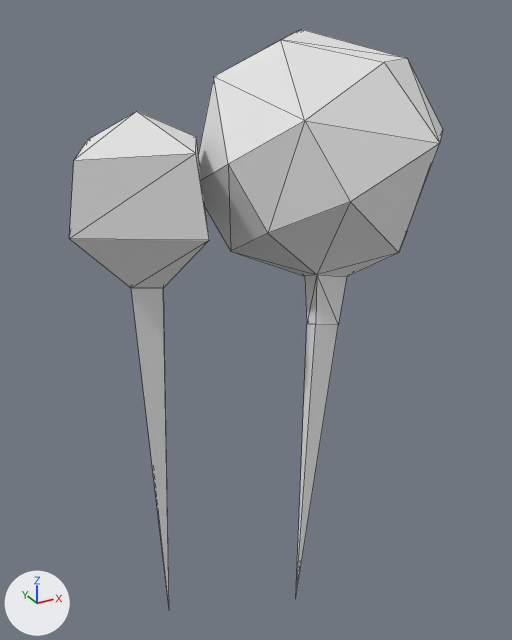
What one commit did to the OBJ model data/models/tree4b.obj.
One viewpoint serves both versions: a 50 mm camera at (-3.45, -6.94, 2.96) aimed at (0.46, 0.17, -0.59). The lights are fixed; the arrows at lower left show +X, +Y and +Z. Mesh edges are drawn as thin lines. Where no turn or scale is listed for an object, it has been applied to the vertices.

Names of what the first picture shows: 'tree4'.
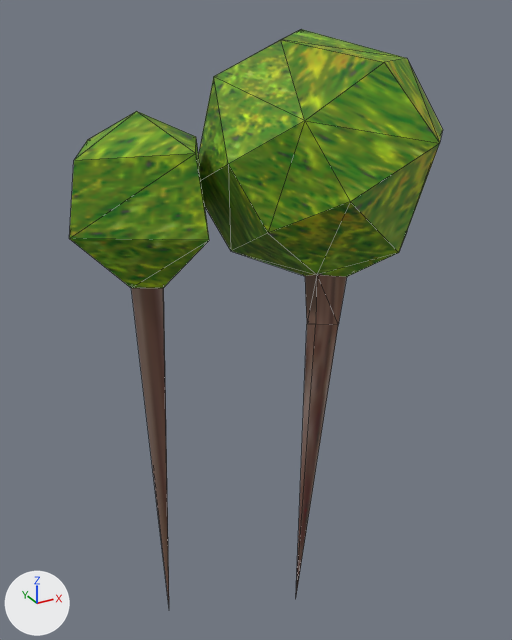
The newer file is also rescaled (x2.667) as a whole; pictures and numbers use the older file's frame.

The change, as a list of edits to the scene's bpy script:
```text
Add img_foliage_tga:
    img_foliage_tga = load_image('foliage.tga', '../textures/foliage.tga', 128, 256, 'sRGB')
Change mat_octahedron3_auv:
    remove mat_octahedron3_auv.base_color = (0.8, 0.8, 0.8)  # white #e7e7e7
    add mat_octahedron3_auv.texture = img_foliage_tga
    mat_octahedron3_auv.roughness: 1.0 -> 0.69
Change mat_octotoad4_auv:
    remove mat_octotoad4_auv.base_color = (0.8, 0.8, 0.8)  # white #e7e7e7
    add mat_octotoad4_auv.texture = img_foliage_tga
    mat_octotoad4_auv.roughness: 1.0 -> 0.69
```

Changed parts and their boxes [x1, y1, x2, y2] in the pictures (512 x 640 px):
'tree4', surface changed (grey to green)
    both: [69, 29, 443, 603]
